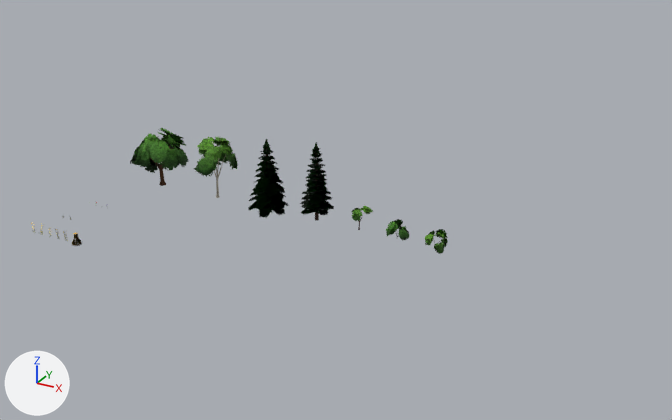
What one commit did to the Blender file assets/blender/flora.blend.
The view is the same before and after, from a 50 mm camera at (66.1, -58.4, 38.8) aimed at (28.3, 10.3, 4.4). Lighting does not change. The marker at lower left points along +X, +Y and +Z. The older version comes first.

In view in the first picture: 'Fir', 'Lime', 'Oak', 'Sapling', 'ShrubA', 'ShrubB', 'Spruce' and 1 more.
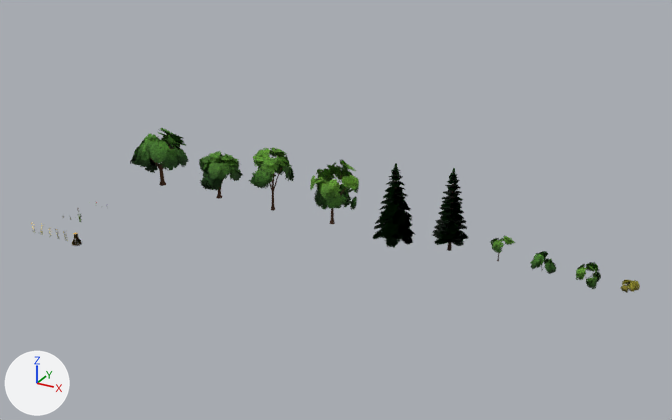
What the commit changed:
Mesh me_dryscrub is new.
It has 263 vertices, 143 faces and spans x -0.82..0.94, y -1.05..0.88, z -0.11..1.23.
Faces by material slot: [20, 123].
It uses material mat_leaf.
It uses material mat_bark.
Mesh me_limeb is new.
It has 471 vertices, 195 faces and spans x -2.62..3.32, y -2.71..3.52, z 0.0..6.45.
Faces by material slot: [72, 123].
It uses material mat_leaf.
It uses material mat_bark.
Mesh me_oakb is new.
It has 399 vertices, 168 faces and spans x -2.54..2.93, y -2.4..2.73, z -0.01..5.33.
Faces by material slot: [60, 108].
It uses material mat_leaf.
It uses material mat_bark.
Object 'Lime' (ob_lime) moves from (10.78, 16.0, 0.0) to (17.74, 16.0, 0.0).
Object 'Spruce' (ob_spruce) moves from (17.19, 16.0, 0.0) to (31.6, 16.0, 0.0).
Object 'Fir' (ob_fir) moves from (22.98, 16.0, 0.0) to (37.38, 16.0, 0.0).
Object 'Sapling' (ob_sapling) moves from (27.78, 16.0, 0.0) to (42.19, 16.0, 0.0).
Object 'ShrubA' (ob_shruba) moves from (31.94, 16.0, 0.0) to (46.35, 16.0, 0.0).
Object 'ShrubB' (ob_shrubb) moves from (36.0, 16.0, 0.0) to (50.4, 16.0, 0.0).
Object 'DryScrub' (ob_dryscrub) is new; it shows me_dryscrub.
Its location is (54.08, 16.0, 0.0).
Object 'LimeB' (ob_limeb) is new; it shows me_limeb.
Its location is (24.75, 16.0, 0.0).
Object 'OakB' (ob_oakb) is new; it shows me_oakb.
Its location is (10.97, 16.0, 0.0).

Changed parts and their boxes [x1, y1, x2, y2] in the pictures (672 x 420 px):
'Spruce', moved
    before: [248, 139, 288, 218]
    after: [372, 163, 415, 248]
'Fir', moved
    before: [300, 142, 334, 220]
    after: [433, 168, 469, 251]
'Lime', moved
    before: [193, 137, 238, 198]
    after: [248, 148, 294, 211]
'LimeB', added (green)
    after: [310, 160, 359, 224]
'OakB', added (green)
    after: [199, 151, 243, 199]
'ShrubB', moved
    before: [425, 229, 448, 254]
    after: [576, 262, 601, 289]
'ShrubA', moved
    before: [386, 219, 410, 240]
    after: [530, 251, 557, 274]
'Sapling', moved
    before: [351, 206, 374, 230]
    after: [490, 236, 515, 261]
'DryScrub', added
    after: [621, 279, 640, 293]
